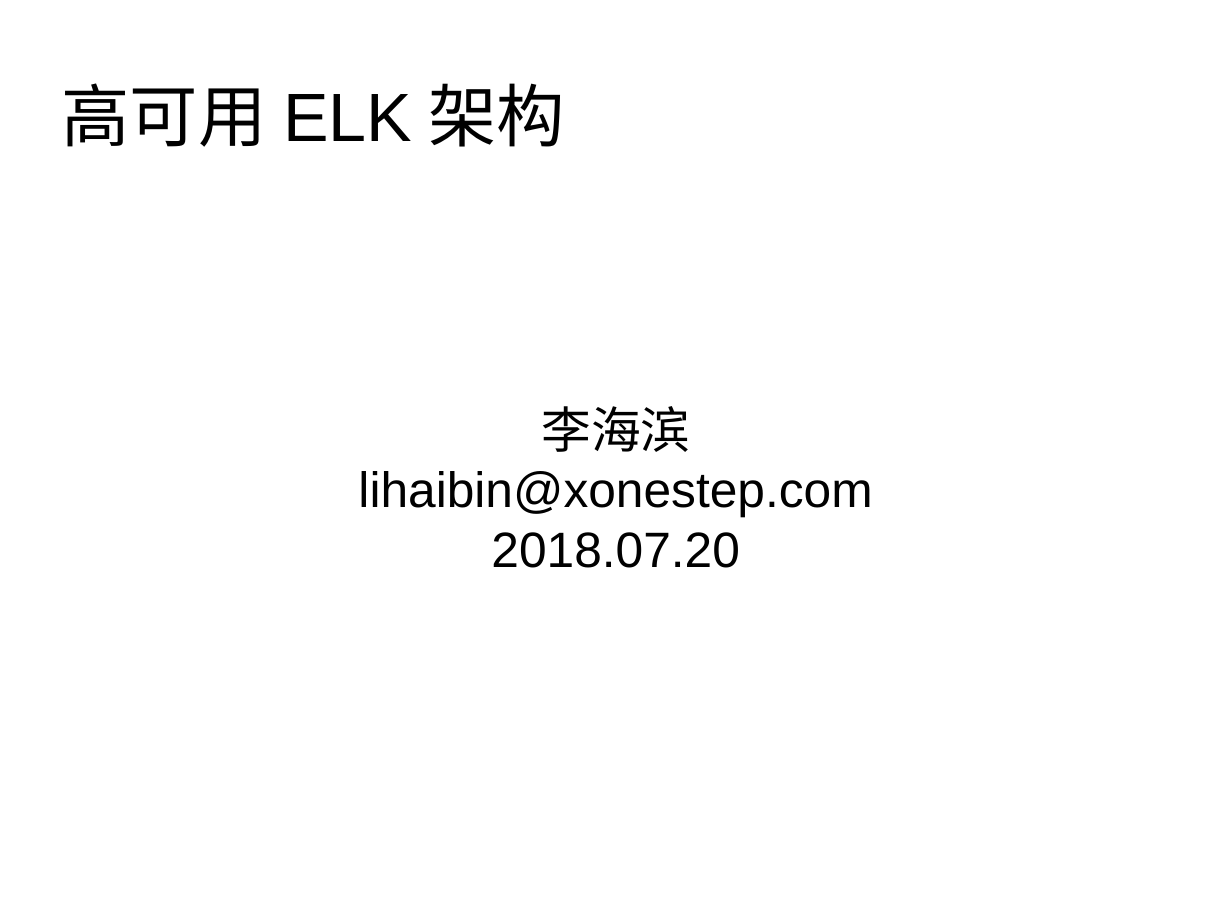
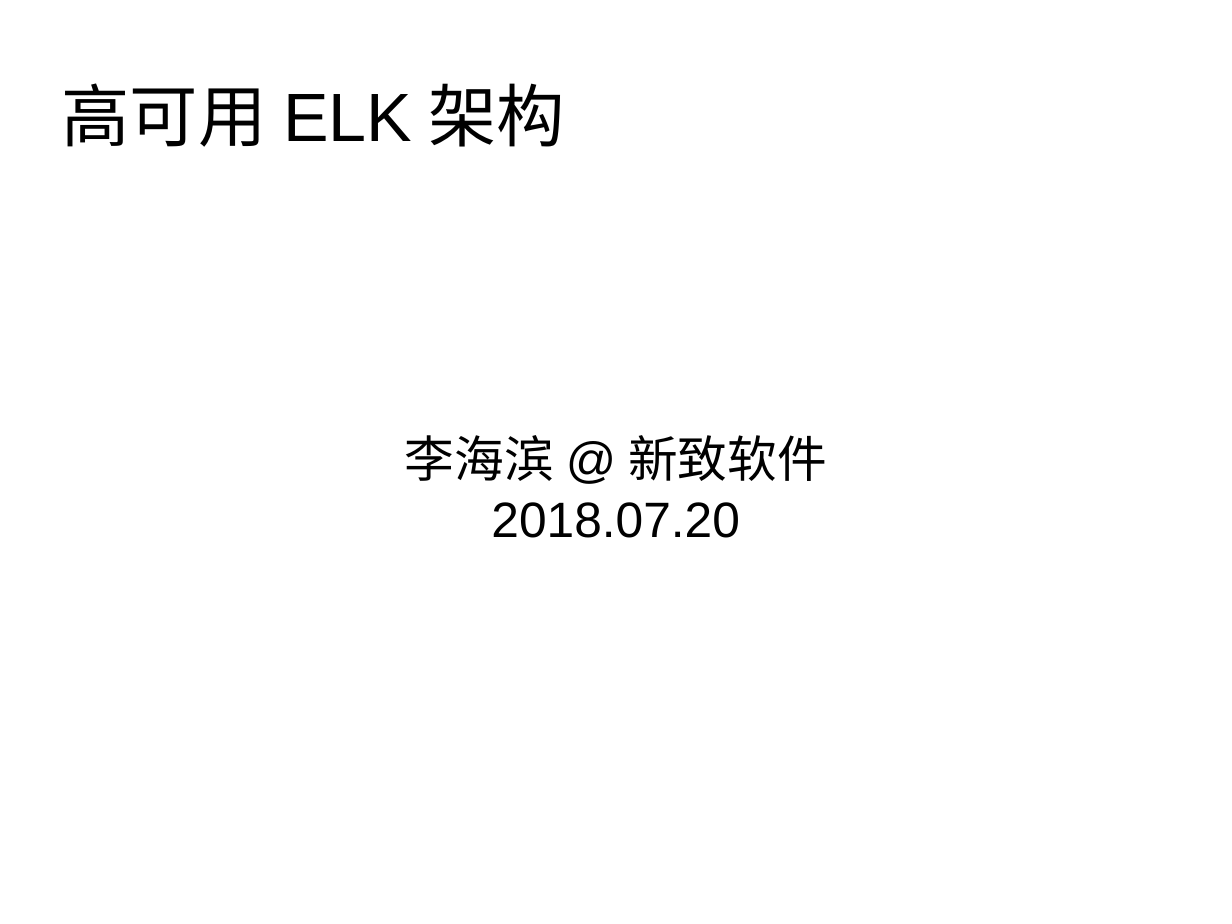
Before and after one commit to bottlelee/ansible-elk-deploy, a slide deck: slide 1 of docs/Arch_intro.odp. Drawn at 1232x924 pixels with LibreOffice and Linux fonts; fonts in the diff are those of the drawing; background and template pictures are left out. Boxes give left, top, right and bottom in pixels: in the first picture for what was removed or moved away, otherwise in the second. Text is boxed around its words. In the diff, an @@ line names an element or a change of style, - is before the commit and + after.

```diff
--- a/docs/Arch_intro.odp
+++ b/docs/Arch_intro.odp
@@ subtitle at (405,435,827,481): text changed @@
-李海滨
-lihaibin@xonestep.com
+李海滨@新致软件
```
Also in this commit, not shown: 5 other slides changed, 5 slides added, 1 slide removed, 21 other files.
